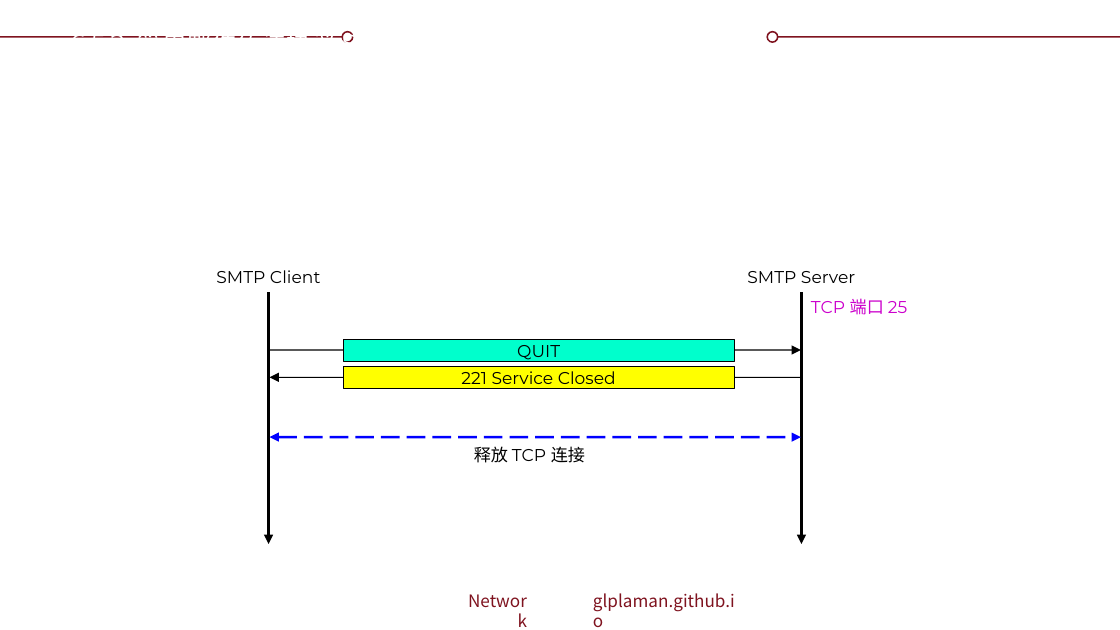
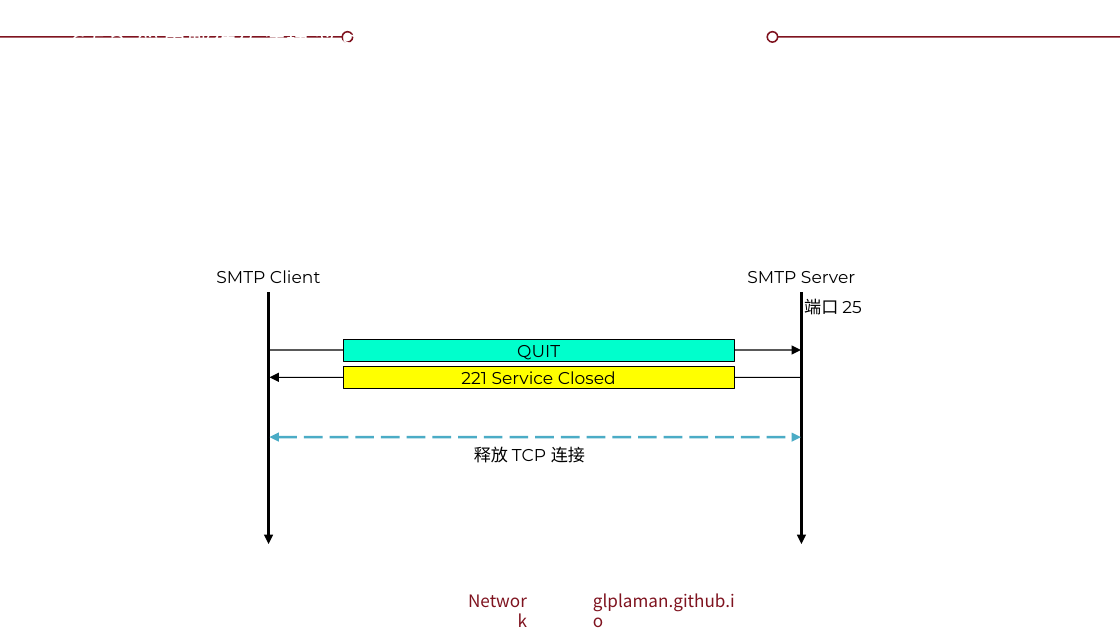
Before and after one commit to glplaman/glplaman.github.io, a slide deck: slide 136 of network/ppt/chap6.pptx (slide 135 before the commit). Drawn at 1120x630 pixels with LibreOffice and Linux fonts; fonts in the diff are those of the drawing; background and template pictures are left out. Boxes give left, top, right and bottom in pixels: in the first picture for what was removed or moved away, otherwise in the second. Text is boxed around its words. In the diff, an @@ line names an element or a change of style, - is before the commit and + after.

```diff
--- a/network/ppt/chap6.pptx
+++ b/network/ppt/chap6.pptx
@@ text at (804, 298, 861, 315): text changed; text colour #CC00CC to #000000 @@
-TCP 端口 25
+端口 25
@@ double arrow (270, 437) - (801, 437): stroke #0000FF 1.5 pt dashed to #4BACC6 1.5 pt dashed @@
```
Also in this commit, not shown: 5 other slides changed, 1 slide added, 12 other files.
